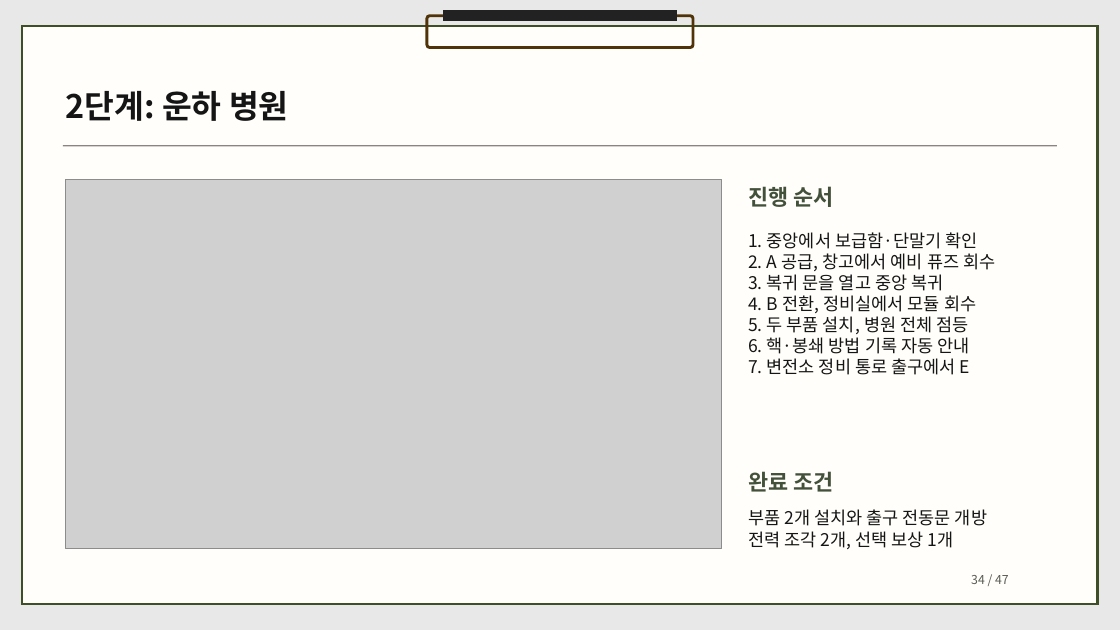
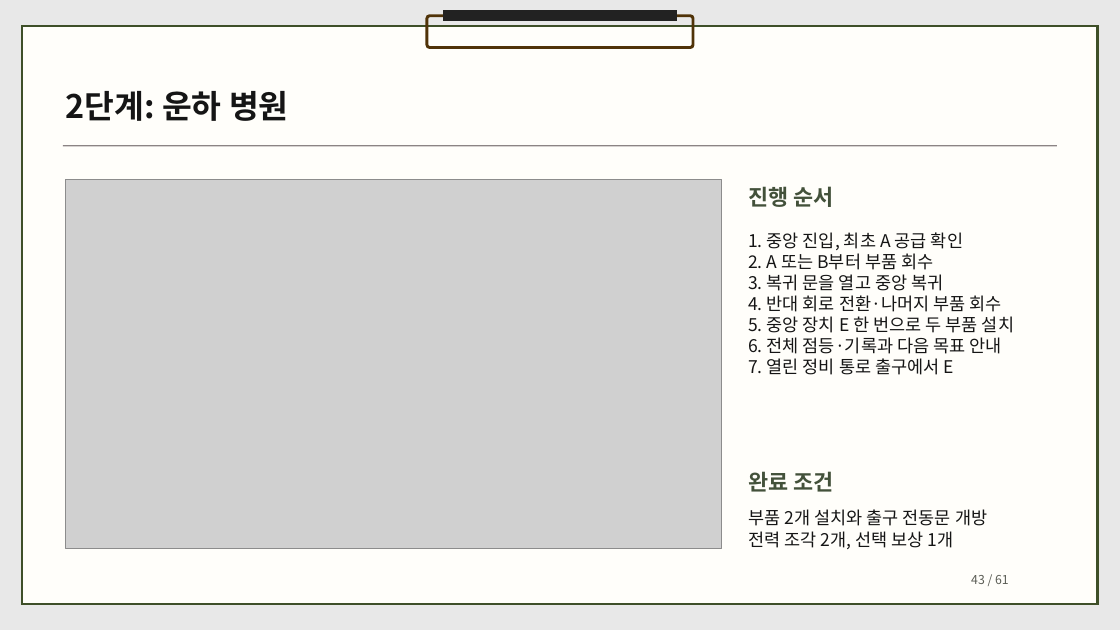
Before and after one commit to dbguswh/2Dgame_project, a slide deck: slide 43 of 2D게임프로그래밍 기획서.pptx (slide 34 before the commit). Drawn at 1120x630 pixels with LibreOffice and Linux fonts; fonts in the diff are those of the drawing; grey boxes stand for pictures. Boxes give left, top, right and bottom in pixels: in the first picture for what was removed or moved away, otherwise in the second. Text is boxed around its words. In the diff, an @@ line names an element or a change of style, - is before the commit and + after.

```diff
--- a/2D게임프로그래밍 기획서.pptx
+++ b/2D게임프로그래밍 기획서.pptx
@@ text at (748, 232, 963, 270): text changed @@
-1. 중앙에서 보급함·단말기 확인
-2. A 공급, 창고에서 예비 퓨즈 회수
+1. 중앙 진입, 최초 A 공급 확인
+2. A 또는 B부터 부품 회수
@@ text at (748, 295, 1014, 375): text changed @@
-4. B 전환, 정비실에서 모듈 회수
-5. 두 부품 설치, 병원 전체 점등
-6. 핵·봉쇄 방법 기록 자동 안내
-7. 변전소 정비 통로 출구에서 E
+4. 반대 회로 전환·나머지 부품 회수
+5. 중앙 장치 E 한 번으로 두 부품 설치
+6. 전체 점등·기록과 다음 목표 안내
+7. 열린 정비 통로 출구에서 E
@@ text at (971, 575, 1009, 584): text changed @@
-34 / 47
+43 / 61
```
Also in this commit, not shown: 45 other slides changed, 14 slides added, 1 other file.
